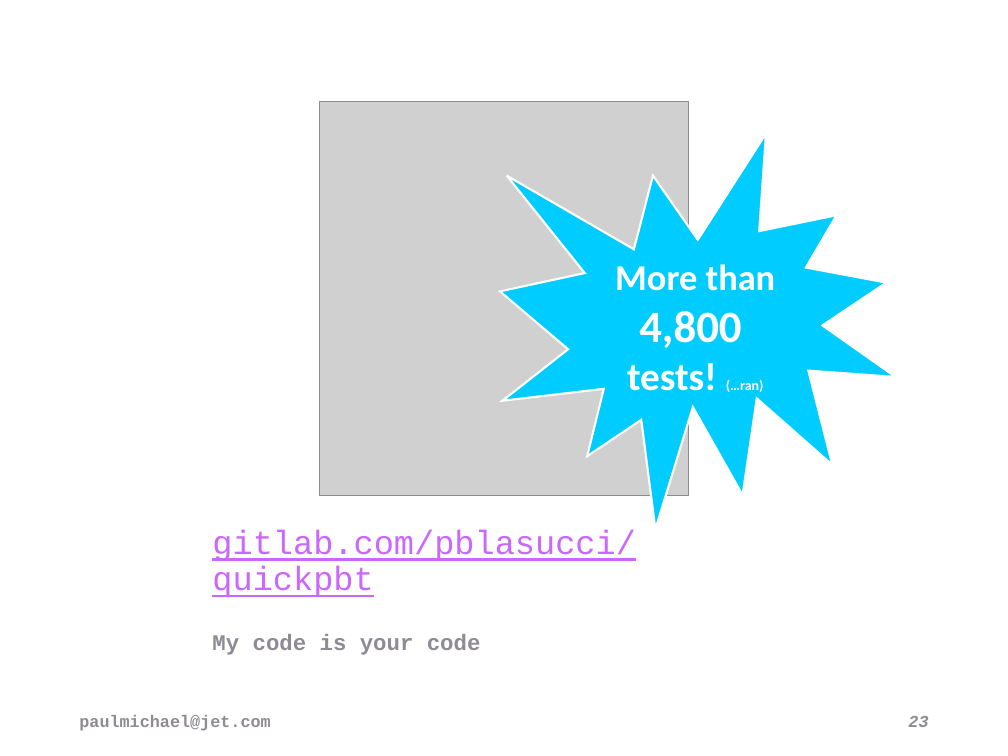
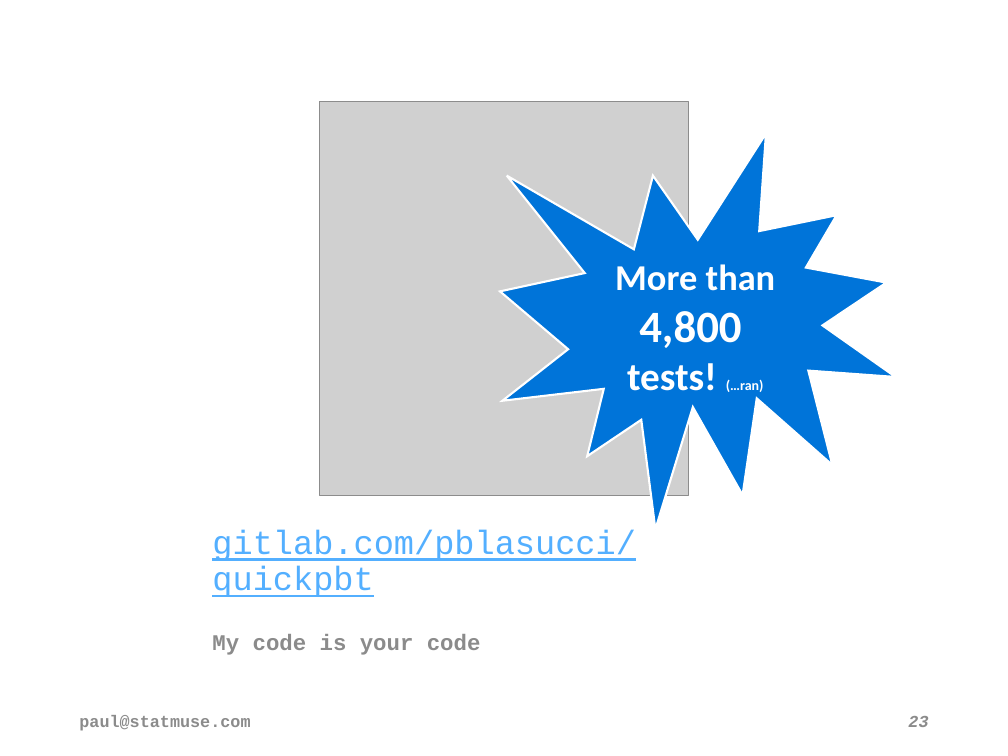
Before and after one commit to pblasucci/quickpbt, a slide deck: slide 23 of quickpbt.pptx. Drawn at 1008x756 pixels with LibreOffice and Linux fonts; fonts in the diff are those of the drawing; grey boxes stand for pictures; background and template pictures are left out. Boxes give left, top, right and bottom in pixels: in the first picture for what was removed or moved away, otherwise in the second. Text is boxed around its words. In the diff, an @@ line names an element or a change of style, - is before the commit and + after.

Commit message:
updated slide deck (statmuse); added pdf version of presentation

```diff
--- a/quickpbt.pptx
+++ b/quickpbt.pptx
@@ irregular seal "More than 4,800" at bbox=[500, 134, 895, 529]: fill #00CCFF to #0074D9 @@
@@ title "gitlab.com/pblasucci/quickpbt" at bbox=[212, 529, 636, 597]: text colour #CC66FF to #53AFFF @@
@@ text at bbox=[79, 715, 250, 731]: text changed; text colour #8F8C95 to #8C8C8C @@
-paulmichael@jet.com
+paul@statmuse.com
```
Also in this commit, not shown: 22 other slides changed, 1 other file.
